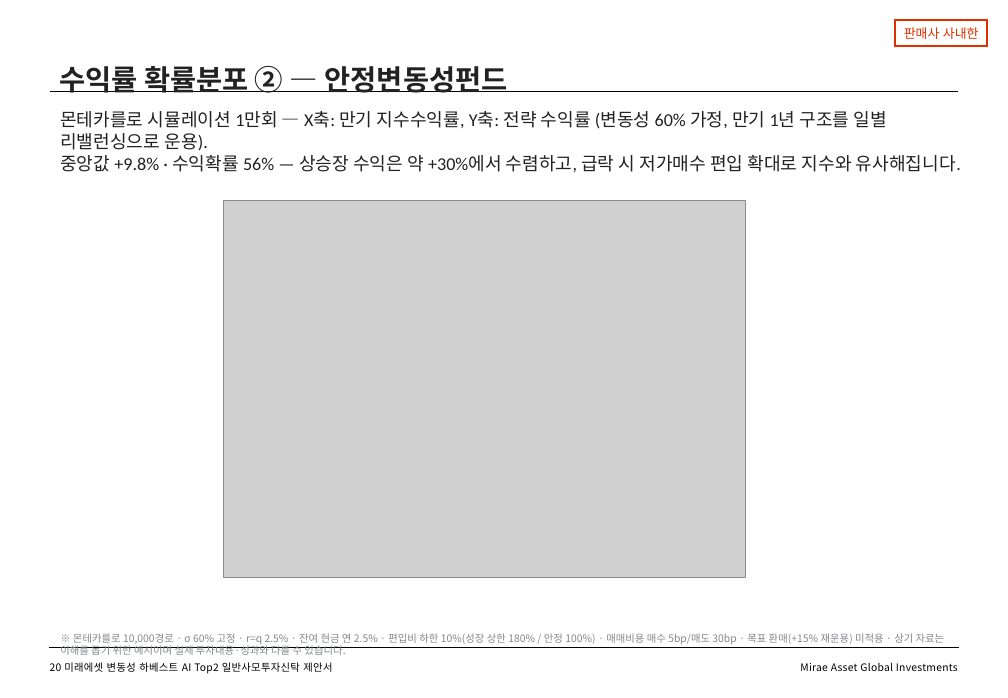
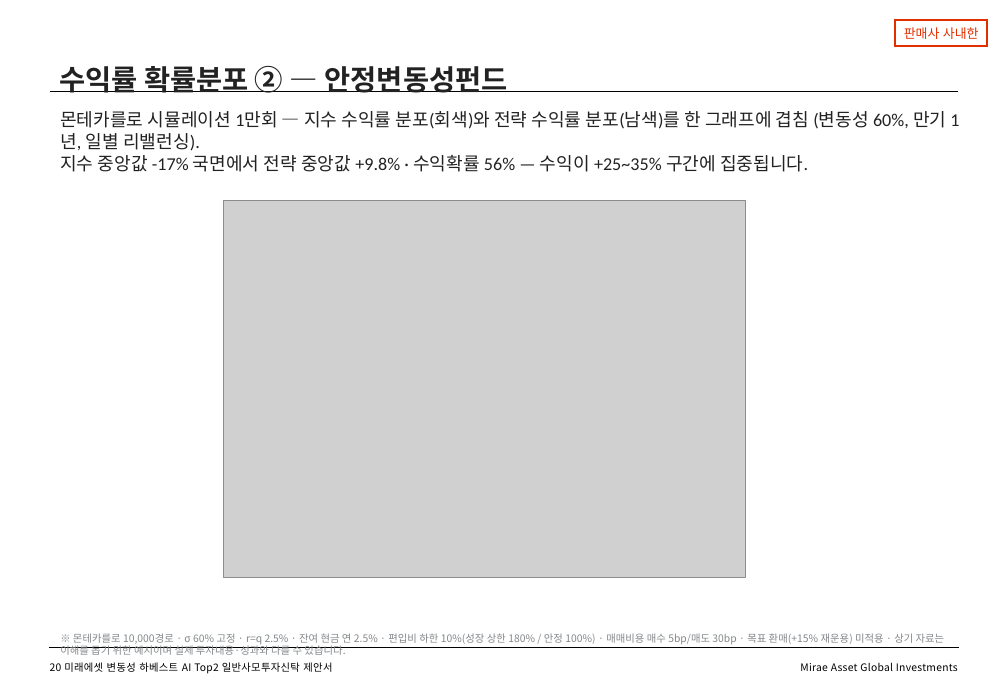
Before and after one commit to gamer383-bit/Volatility-Fund, a slide deck: slide 21 of 제안서/변동성하베스트_AITop2_제안서_v2_20260727.pptx. Drawn at 1008x698 pixels with LibreOffice and Linux fonts; fonts in the diff are those of the drawing; grey boxes stand for pictures. Boxes give left, top, right and bottom in pixels: in the first picture for what was removed or moved away, otherwise in the second. Text is boxed around its words. In the diff, an @@ line names an element or a change of style, - is before the commit and + after.

```diff
--- a/제안서/변동성하베스트_AITop2_제안서_v2_20260727.pptx
+++ b/제안서/변동성하베스트_AITop2_제안서_v2_20260727.pptx
@@ text at (60,111,946,172): text changed @@
-몬테카를로 시뮬레이션 1만회 — X축: 만기 지수수익률, Y축: 전략 수익률 (변동성 60% 가정, 만기 1년 구조를 일별 리밸런싱으로 운용).
-중앙값 +9.8% · 수익확률 56% — 상승장 수익은 약 +30%에서 수렴하고, 급락 시 저가매수 편입 확대로 지수와 유사해집니다.
+몬테카를로 시뮬레이션 1만회 — 지수 수익률 분포(회색)와 전략 수익률 분포(남색)를 한 그래프에 겹침 (변동성 60%, 만기 1년, 일별 리밸런싱).
+지수 중앙값 -17% 국면에서 전략 중앙값 +9.8% · 수익확률 56% — 수익이 +25~35% 구간에 집중됩니다.
```
Also in this commit, not shown: 1 other slide changed, 3 other files.
